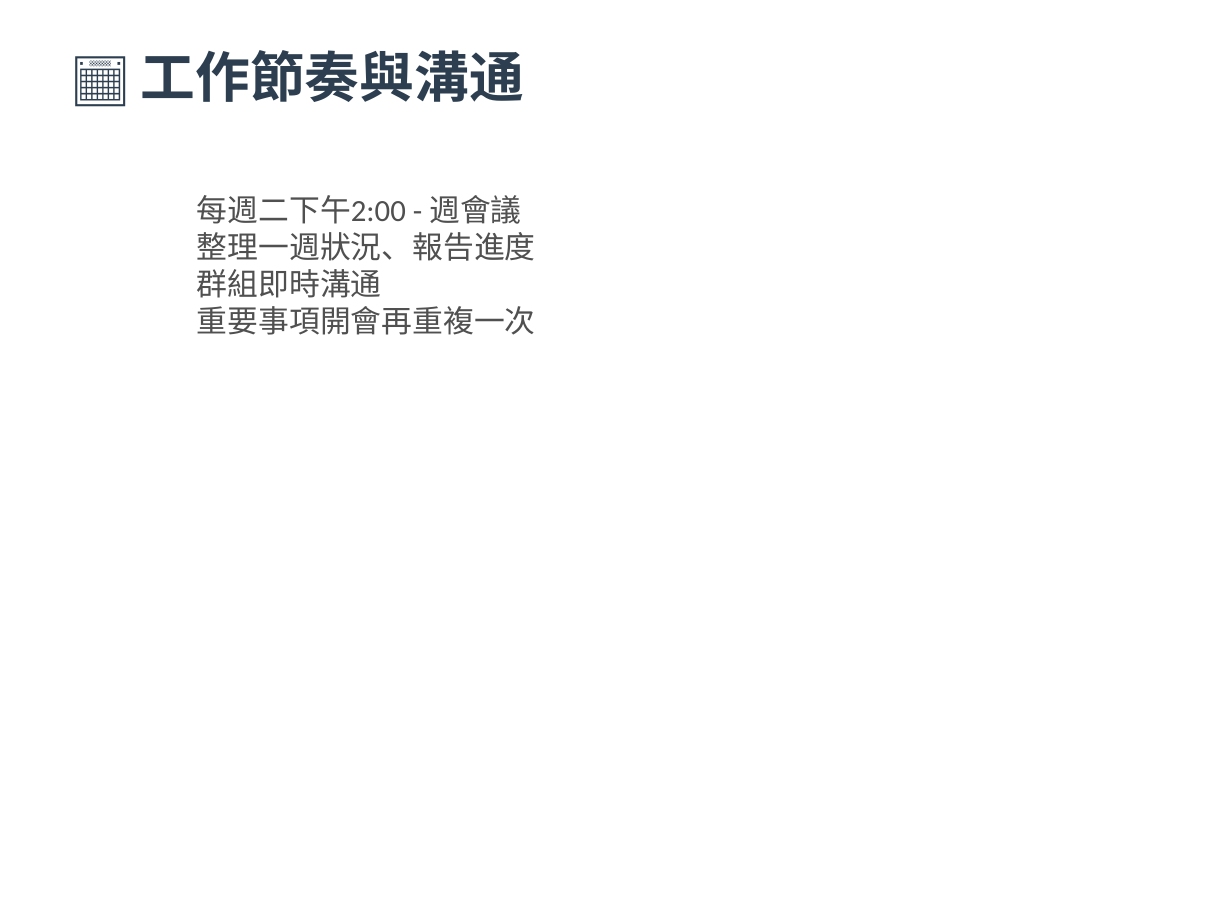
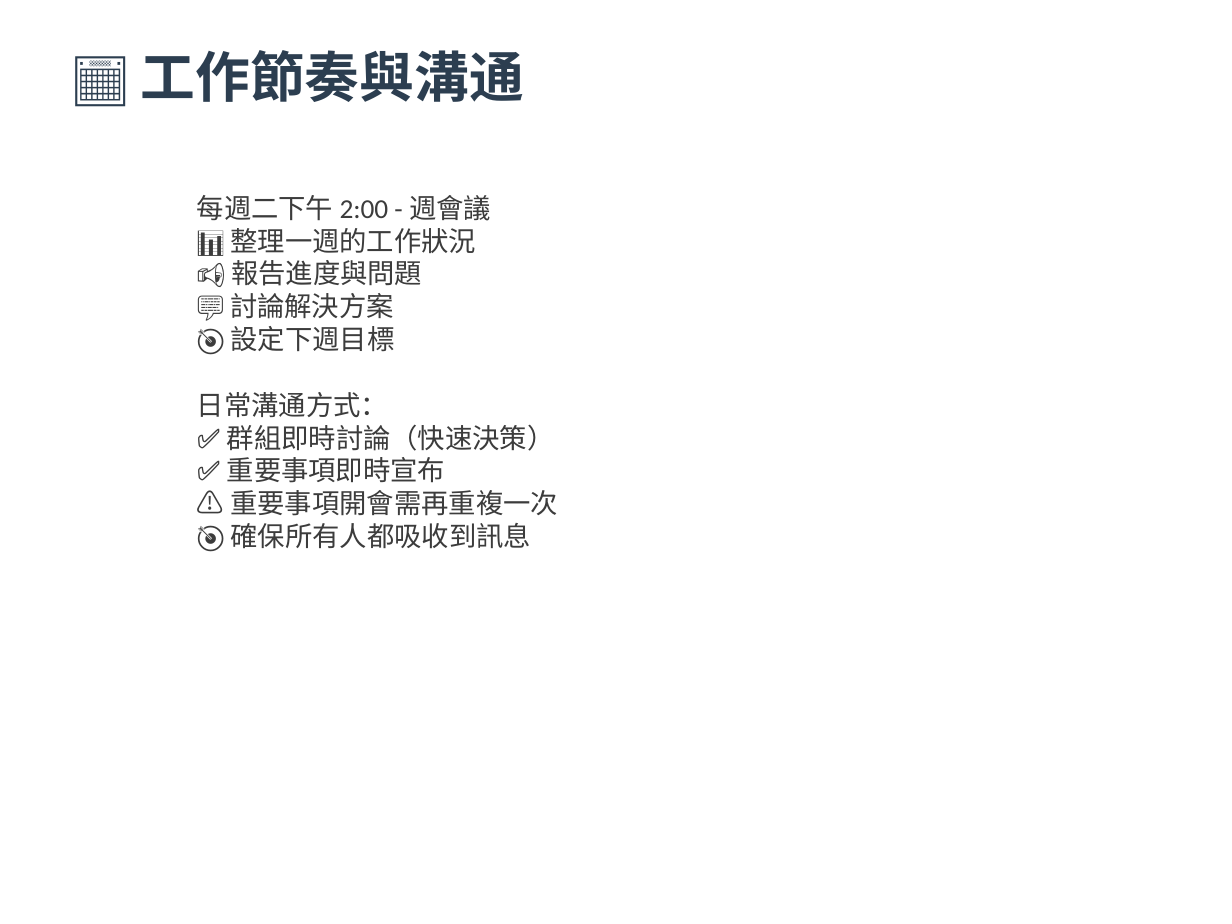
Before and after one commit to ken0900101318-beep/company-training, a slide deck: slide 10 of 遊戲家新人教育訓練（完整版 v2.1 - 24張）.pptx. Drawn at 1232x924 pixels with LibreOffice and Linux fonts; fonts in the diff are those of the drawing. Boxes give left, top, right and bottom in pixels: in the first picture for what was removed or moved away, otherwise in the second. Text is boxed around its words. In the diff, an @@ line names an element or a change of style, - is before the commit and + after.

Commit message:
修復 PowerPoint：重新生成，確保表格與框框正確顯示

```diff
--- a/遊戲家新人教育訓練（完整版 v2.1 - 24張）.pptx
+++ b/遊戲家新人教育訓練（完整版 v2.1 - 24張）.pptx
@@ text at [197, 195, 558, 549]: text changed; size 18 to 16 pt; text colour #505050 to #3C3C3C @@
-每週二下午2:00 - 週會議
-整理一週狀況、報告進度
-群組即時溝通
-重要事項開會再重複一次
+每週二下午 2:00 - 週會議
+📊 整理一週的工作狀況
+📢 報告進度與問題
+💬 討論解決方案
+🎯 設定下週目標
+日常溝通方式：
+✅ 群組即時討論（快速決策）
+✅ 重要事項即時宣布
+⚠️ 重要事項開會需再重複一次
+🎯 確保所有人都吸收到訊息
```
Also in this commit, not shown: 22 other slides changed.
